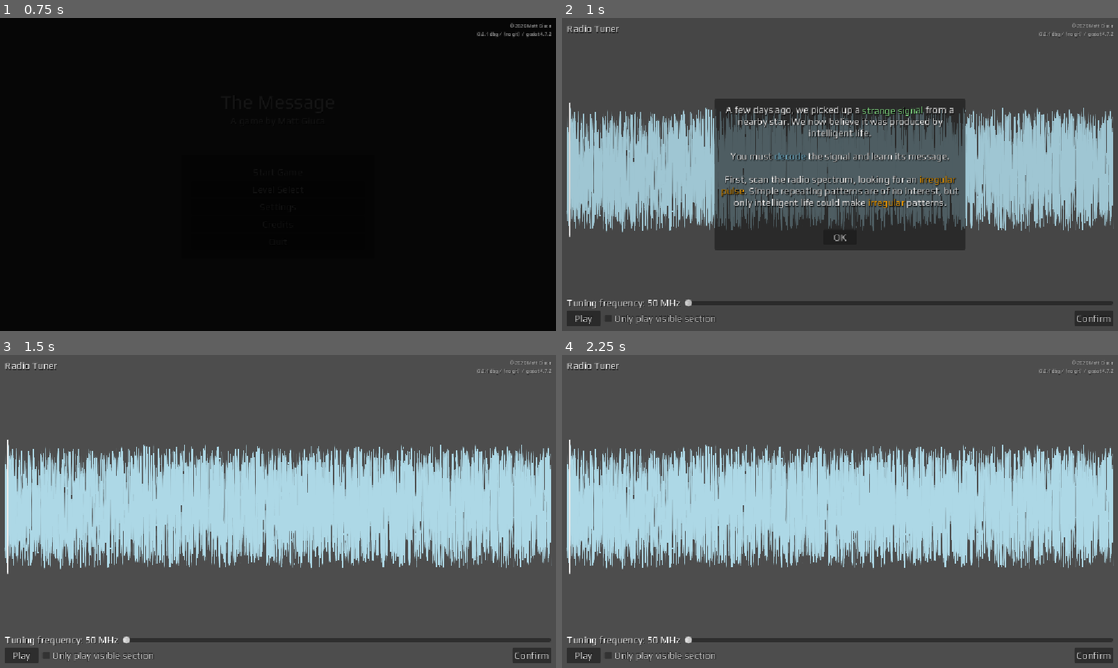
Above: before the commit, frames 1-4 (two rows, left to right).
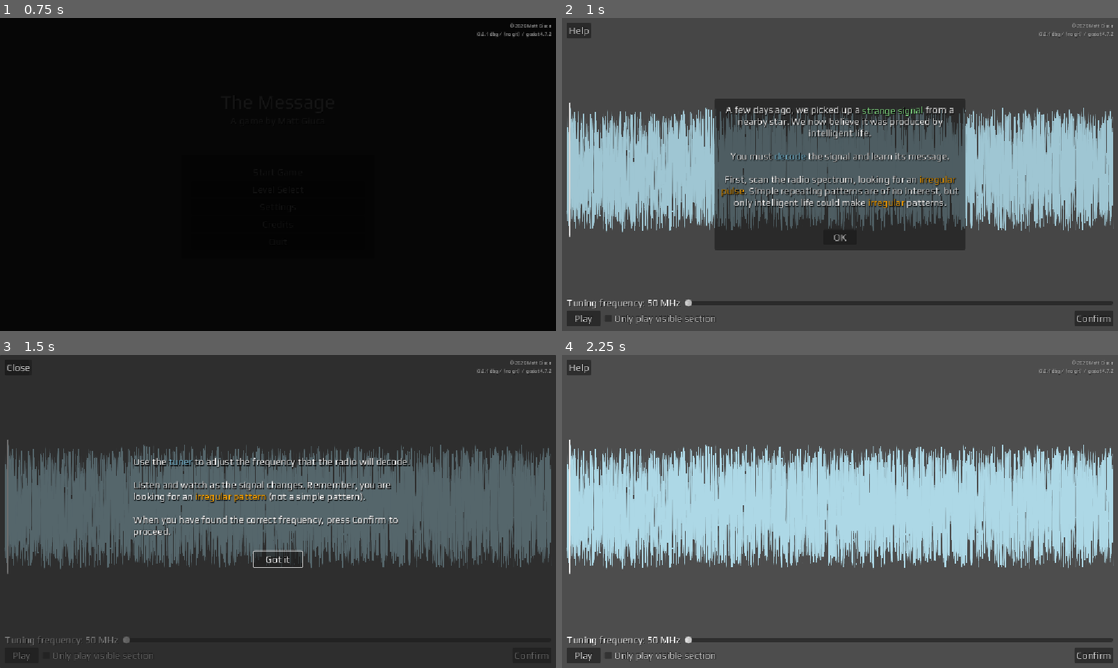
Above: after the commit, the same moments.

Repository: mgiuca/message-game
Game: Godot game, scene res://scenes/main.tscn
Same seed, same stepped clock (60 frames per second), same inputs: the game is played once before the commit and once after it.
Inputs (mouse positions are in pixels of both pictures, inside the frame that each line leads up to):
- Up to frame 1 (0.75 s): click "Start Game" at 0.5 s
- Up to frame 2 (1 s): no input
- Up to frame 3 (1.5 s): click "OK" at 1.25 s
- Up to frame 4 (2.25 s): click (578, 367) at 2 s, where only the run after the commit has a clickable "Help"

Frame 1 is identical in both runs. In frame 2, 0.2% of the frame differs, in the area x 0-11%, y 1-7%; in frame 3, 98%, in the area x 0-100%, y 0-100%; in frame 4, 0.2%.

Commit message:
Added per-level help text.

Diff:
--- a/project.godot
+++ b/project.godot
@@ -94,6 +94,11 @@
 "events": [Object(InputEventKey,"resource_local_to_scene":false,"resource_name":"","device":-1,"window_id":0,"alt_press …(191 unchanged characters)…
 ]
 }
+help={
+"deadzone": 0.5,
+"events": [Object(InputEventKey,"resource_local_to_scene":false,"resource_name":"","device":-1,"window_id":0,"alt_pressed":false,"shift_pressed":false,"ctrl_pressed":false,"meta_pressed":false,"pressed":false,"keycode":0,"physical_keycode":4194332,"key_label":0,"unicode":0,"location":0,"echo":false,"script":null)
+]
+}
 
 [physics]
 
--- a/scenes/level.gd
+++ b/scenes/level.gd
@@ -2,6 +2,7 @@
 extends Control
 
 @onready var hud : HUD = $UI/HUD
+@onready var help_panel : Panel = $Help/Panel
 @onready var story_dialog : StoryDialog = %StoryDialog
 
 @export_group('Debug')
@@ -28,6 +29,9 @@
 func _unhandled_input(event: InputEvent) -> void:
   # Meta/UI inputs.
   if event.is_action_pressed('menu'):
+    if help_panel.visible:
+      help_panel.hide()
+      return
     if esc_immediately_quits:
       get_tree().quit()
     else:
@@ -38,3 +42,9 @@
     LevelManager.switch_to_prev_level()
   elif event.is_action_pressed('debug_next_level'):
     LevelManager.switch_to_next_level()
+
+func _on_hud_show_help() -> void:
+  show_help()
+
+func show_help() -> void:
+  help_panel.show()
--- a/scenes/level.tscn
+++ b/scenes/level.tscn
@@ -4,6 +4,14 @@
 [ext_resource type="PackedScene" uid="uid://c7js5gws2kjj5" path="res://scenes/ui/menu.tscn" id="3_8hwtq"]
 [ext_resource type="PackedScene" uid="uid://cj46p1qq7r6sp" path="res://scenes/ui/hud.tscn" id="4_epnyg"]
 [ext_resource type="Script" uid="uid://b2l5gq3a8js81" path="res://scenes/ui/story_dialog.gd" id="4_mx8sn"]
+[ext_resource type="Script" uid="uid://cyfvjuujmtqlv" path="res://scenes/ui/help.gd" id="4_ppgk2"]
+
+[sub_resource type="InputEventAction" id="InputEventAction_ppgk2"]
+action = &"help"
+pressed = true
+
+[sub_resource type="Shortcut" id="Shortcut_2r41h"]
+events = [SubResource("InputEventAction_ppgk2")]
 
 [node name="Level" type="Control" unique_id=1360869222]
 layout_mode = 3
@@ -22,6 +30,53 @@
 unique_name_in_owner = true
 process_mode = 2
 visible = false
+
+[node name="Help" type="CanvasLayer" parent="." unique_id=1994340857]
+
+[node name="Panel" type="Panel" parent="Help" unique_id=666541143]
+visible = false
+anchors_preset = 15
+anchor_right = 1.0
+anchor_bottom = 1.0
+grow_horizontal = 2
+grow_vertical = 2
+script = ExtResource("4_ppgk2")
+
+[node name="BtnClose" type="Button" parent="Help/Panel" unique_id=1525208507]
+layout_mode = 1
+offset_left = 10.0
+offset_top = 10.0
+offset_right = 66.0
+offset_bottom = 42.0
+shortcut = SubResource("Shortcut_2r41h")
+text = "Close"
+
+[node name="VBoxContainer" type="VBoxContainer" parent="Help/Panel" unique_id=691202148]
+layout_mode = 1
+anchors_preset = 8
+anchor_left = 0.5
+anchor_top = 0.5
+anchor_right = 0.5
+anchor_bottom = 0.5
+offset_left = -300.0
+offset_top = -54.0
+offset_right = 300.0
+offset_bottom = 54.0
+grow_horizontal = 2
+grow_vertical = 2
+theme_override_constants/separation = 30
+
+[node name="HelpText" type="RichTextLabel" parent="Help/Panel/VBoxContainer" unique_id=2042522381]
+custom_minimum_size = Vector2(600, 0)
+layout_mode = 2
+bbcode_enabled = true
+fit_content = true
+
+[node name="BtnClose2" type="Button" parent="Help/Panel/VBoxContainer" unique_id=1102256856]
+custom_minimum_size = Vector2(100, 0)
+layout_mode = 2
+size_flags_horizontal = 4
+text = "Got it"
 
 [node name="Dialog" type="CanvasLayer" parent="." unique_id=1170290015]
 
@@ -66,5 +121,9 @@
 size_flags_horizontal = 4
 text = "OK"
 
+[connection signal="show_help" from="UI/HUD" to="." method="_on_hud_show_help"]
 [connection signal="closed" from="UI/Menu" to="." method="_on_menu_closed"]
+[connection signal="visibility_changed" from="Help/Panel" to="Help/Panel" method="_on_visibility_changed"]
+[connection signal="pressed" from="Help/Panel/BtnClose" to="Help/Panel" method="_on_btn_close_pressed"]
+[connection signal="pressed" from="Help/Panel/VBoxContainer/BtnClose2" to="Help/Panel" method="_on_btn_close_pressed"]
 [connection signal="pressed" from="Dialog/StoryDialog/MarginContainer/VBoxContainer/BtnClose" to="Dialog/StoryDialog" method="_on_btn_close_pressed"]
--- a/scenes/levels/radio_tuner.gd
+++ b/scenes/levels/radio_tuner.gd
@@ -66,6 +66,7 @@
   update_filter_frequency()
 
   await story_dialog.show_dialog(STORY_TEXT)
+  show_help()
 
 func set_up_streams() -> void:
   audio_stream.stream_count = 2
--- a/scenes/levels/radio_tuner.tscn
+++ b/scenes/levels/radio_tuner.tscn
@@ -100,6 +100,13 @@
 stream = SubResource("AudioStreamSynchronized_wvbfs")
 volume_db = -10.0
 
+[node name="HelpText" parent="Help/Panel/VBoxContainer" parent_id_path=PackedInt32Array(691202148) index="0" unique_id=2042522381]
+text = "Use the [color=sky_blue]tuner[/color] to adjust the frequency that the radio will decode.
+
+Listen and watch as the signal changes. Remember, you are looking for an [color=orange]irregular pattern[/color] (not a simple pattern).
+
+When you have found the correct frequency, press [color=light_red]Confirm[/color] to proceed."
+
 [connection signal="continue_drag" from="MarginContainer/VBoxContainer/Waveform" to="." method="_on_waveform_continue_drag"]
 [connection signal="start_drag" from="MarginContainer/VBoxContainer/Waveform" to="." method="_on_waveform_start_drag"]
 [connection signal="zoom_changed" from="MarginContainer/VBoxContainer/Waveform" to="." method="_on_waveform_zoom_changed"]
--- /dev/null
+++ b/scenes/ui/help.gd
@@ -0,0 +1,10 @@
+extends Panel
+
+@onready var btn_close_2 : Button = $VBoxContainer/BtnClose2
+
+func _on_btn_close_pressed() -> void:
+  hide()
+
+func _on_visibility_changed() -> void:
+  if visible and btn_close_2:
+    btn_close_2.grab_focus()
--- a/scenes/ui/hud.gd
+++ b/scenes/ui/hud.gd
@@ -2,6 +2,8 @@
 extends MarginContainer
 
 @export_group('Debug')
+
+signal show_help
 
 ## Determines whether "debug"-level information is visible.
 @export var debug_visible : bool:
@@ -12,9 +14,12 @@
 func _ready() -> void:
   debug_visible = debug_visible  # Ensure setter is called.
 
-func set_level_properties(level_name: String) -> void:
-  (%LblLevelName as Label).text = level_name
+func set_level_properties(_level_name: String) -> void:
+  pass
 
 func set_framerate(framerate: float) -> void:
   if debug_visible:
     (%LblPerformance as Label).text = "FPS: %.1f" % framerate
+
+func _on_btn_help_pressed() -> void:
+  show_help.emit()
--- a/scenes/ui/hud.tscn
+++ b/scenes/ui/hud.tscn
@@ -1,6 +1,13 @@
 [gd_scene format=3 uid="uid://cj46p1qq7r6sp"]
 
 [ext_resource type="Script" uid="uid://dbr6rxjei60ph" path="res://scenes/ui/hud.gd" id="1_nixt2"]
+
+[sub_resource type="InputEventAction" id="InputEventAction_0mwgc"]
+action = &"help"
+pressed = true
+
+[sub_resource type="Shortcut" id="Shortcut_hqnrr"]
+events = [SubResource("InputEventAction_0mwgc")]
 
 [node name="HUD" type="MarginContainer" unique_id=545799309]
 anchors_preset = 15
@@ -20,9 +27,11 @@
 size_flags_horizontal = 0
 size_flags_vertical = 0
 
-[node name="LblLevelName" type="Label" parent="TopLeft" unique_id=745023679]
-unique_name_in_owner = true
+[node name="BtnHelp" type="Button" parent="TopLeft" unique_id=832994838]
 layout_mode = 2
+tooltip_text = "Show help for this level"
+shortcut = SubResource("Shortcut_hqnrr")
+text = "Help"
 
 [node name="TopRight" type="VBoxContainer" parent="." unique_id=907459423]
 layout_mode = 2
@@ -64,3 +73,5 @@
 layout_mode = 2
 size_flags_horizontal = 8
 size_flags_vertical = 8
+
+[connection signal="pressed" from="TopLeft/BtnHelp" to="." method="_on_btn_help_pressed"]
Not shown, added: scenes/ui/help.gd.uid
